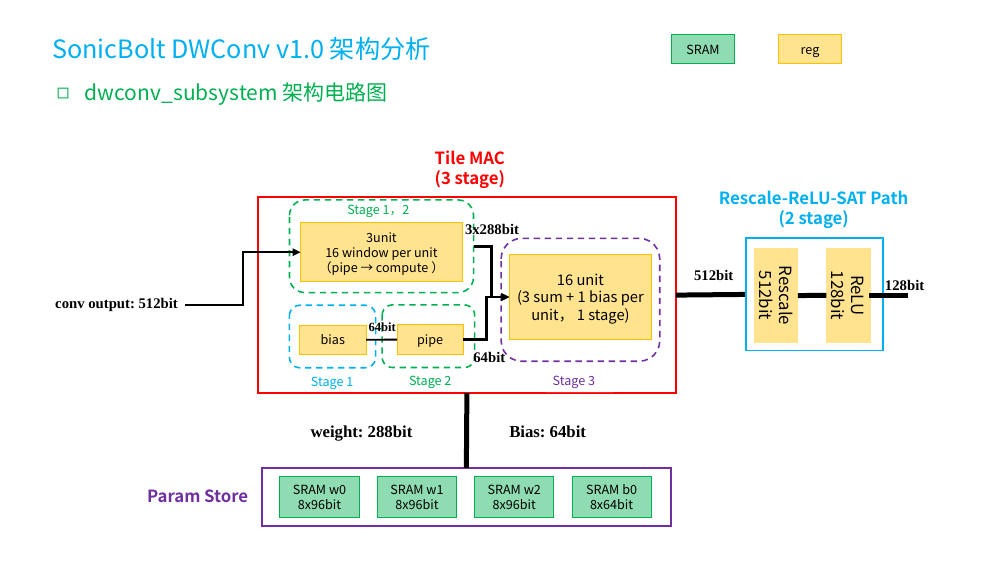
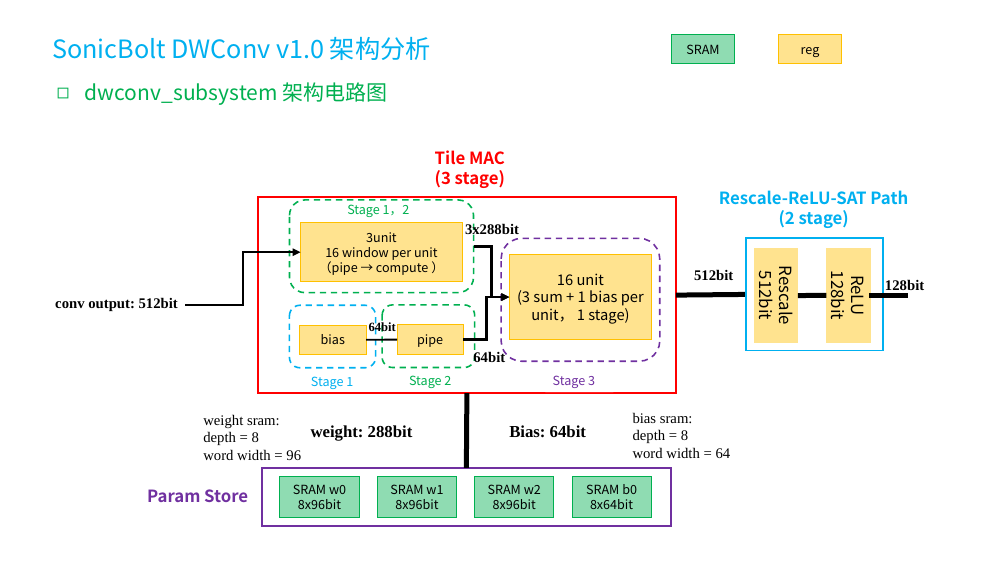
Before and after one commit to SmlCoke/2026-MST3314-SonicBolt, a slide deck: slide 49 of SonicBolt/docs/figures-fj.pptx. Drawn at 1008x567 pixels with LibreOffice and Linux fonts; fonts in the diff are those of the drawing. Boxes give left, top, right and bottom in pixels: in the first picture for what was removed or moved away, otherwise in the second. Text is boxed around its words. In the diff, an @@ line names an element or a change of style, - is before the commit and + after.

```diff
--- a/SonicBolt/docs/figures-fj.pptx
+++ b/SonicBolt/docs/figures-fj.pptx
@@ text added at [203, 414, 301, 460], 14 pt, text #000000 @@
+weight sram:
+depth = 8
+word width = 96
@@ text added at [633, 412, 731, 458], 14 pt, text #000000 @@
+bias sram:
+depth = 8
+word width = 64
```
Also in this commit, not shown: 3 other slides changed, 12 other files.
